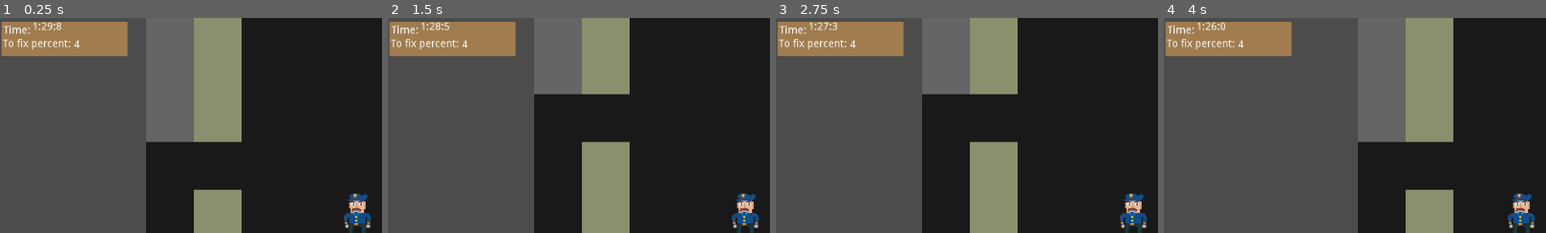
Above: before the commit, frames 1-4 (left to right).
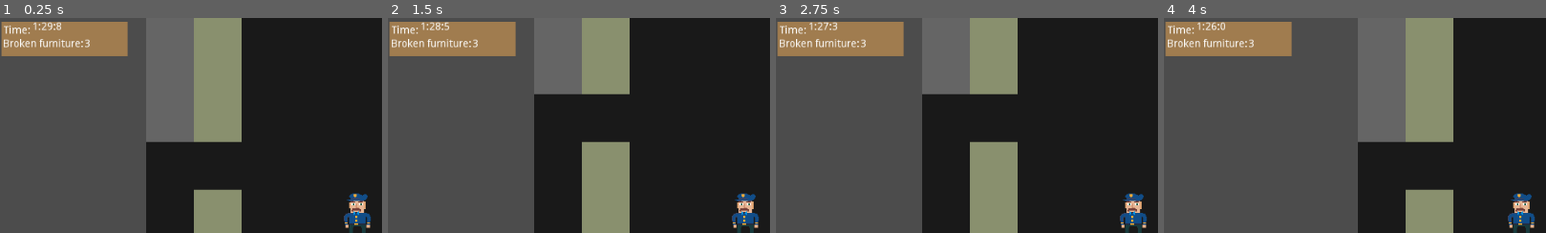
Above: after the commit, the same moments.

Repository: dr-Fade/game-jam-2020
Game: Godot game, scene res://Game.tscn
The game is run twice, just before and just after one commit, with the same random seed, the same clock (stepped at 60 frames per second) and the same inputs.
Inputs:
- Up to frame 1 (0.25 s): no input
- Up to frame 2 (1.5 s): tap Enter at 0.5 s; hold D (Right) 0.53-1.28 s; tap J (FixHammer, bound only after the commit) at 0.6 s; tap L (FixHammer, bound only before the commit) at 0.8, 1.35 s; tap Space at 1.25 s; hold S (Down) from 1.28 s (still down)
- Up to frame 3 (2.75 s): tap K (FixScrew) at 1.55, 2.1 s; tap Enter at 2 s; release S (Down) at 2.03 s; hold D (Right) from 2.03 s (still down); tap J (FixHammer, bound only after the commit) at 2.3 s
- Up to frame 4 (4 s): tap Space at 2.75 s; release D (Right) at 2.78 s; hold W (Up) 2.78-3.53 s; tap J (FixHammer, bound only after the commit) at 2.85 s; tap L (FixHammer, bound only before the commit) at 3.05, 3.6 s; tap Enter at 3.5 s; hold A (Left) from 3.53 s (still down); tap K (FixScrew) at 3.8 s
The pictures show only the part of the screen within x 0-50%, y 0-50%; the shares and areas given below are measured in that part.

The runs differ from the first frame. In frame 1, 0.5% of the frame differs, in the area x 0-24%, y 9-15%; in frame 2, 0.5%; in frame 3, 0.5%; in frame 4, 0.5%.

Commit message:
Added a streak pop-up

Diff:
--- a/roguelike-template/Furniture.tscn
+++ b/roguelike-template/Furniture.tscn
@@ -1,10 +1,23 @@
-[gd_scene load_steps=2 format=2]
+[gd_scene load_steps=3 format=2]
 
 [ext_resource path="res://graphics/Furniture.png" type="Texture" id=1]
+[ext_resource path="res://graphics/FixPopups.png" type="Texture" id=2]
 
 [node name="Furniture" type="Sprite"]
-position = Vector2( 400, 87 )
+position = Vector2( 401.053, 88.0526 )
 texture = ExtResource( 1 )
 offset = Vector2( 32, 32 )
 vframes = 2
 hframes = 3
+
+[node name="FurniturePopup" type="Sprite" parent="."]
+position = Vector2( 0, 0.323532 )
+texture = ExtResource( 2 )
+offset = Vector2( -8, -8 )
+hframes = 3
+
+[node name="FixSteps" type="RichTextLabel" parent="."]
+margin_left = 24.0
+margin_top = -19.0
+margin_right = 58.0
+margin_bottom = -4.0
--- a/roguelike-template/Game.gd
+++ b/roguelike-template/Game.gd
@@ -15,6 +15,10 @@
 
 enum Tile {
 	Floor, Stone, Wall
+}
+
+enum Repair {
+	Hammer=0, Screw=1, Tape=2
 }
 
 # Current level
@@ -44,18 +48,20 @@
 	elif event.is_action("Down"):
 		try_move(0,1)
 	elif event.is_action("FixHammer"):
-		try_fix(0)
+		try_fix(Repair.Hammer)
+	elif event.is_action("FixScrew"):
+		try_fix(Repair.Screw)
 	elif event.is_action("FixTape"):
-		try_fix(1)
-	elif event.is_action("FixScrew"):
-		try_fix(2)
+		try_fix(Repair.Tape)
+
 
 func try_fix(typefix):
 	for f in furniture:
-		if f.tile.x == player_tile.x && f.tile.y == player_tile.y :
-			f.fix()
-			brokenItems = brokenItems - 1
-	get_node("TimeAndProgress/FixedItems").set_text(str(brokenItems))
+		if f.tile.x == player_tile.x && f.tile.y == player_tile.y && f.is_damaged :
+			f.fix(typefix)
+			if f.is_fixed:
+				brokenItems = brokenItems - 1
+	get_node("TimeAndProgress/FixedItems").set_text(str(brokenItems-1))
 
 
 func try_move(dx, dy):
@@ -76,7 +82,7 @@
 func _ready():
 	OS.set_window_size(Vector2(1024, 576))
 	build_level()
-	get_node("TimeAndProgress/FixedItems").set_text(str(brokenItems))
+	get_node("TimeAndProgress/FixedItems").set_text(str(brokenItems-1))
 
 func build_level():
 	LEVEL_ROOM_COUNT = (LEVEL_SIZE.x / MAX_ROOM_DIMENSION) * (LEVEL_SIZE.y / MAX_ROOM_DIMENSION)
@@ -114,25 +120,63 @@
 
 class FurnitureReference extends Reference:
 	var tile: Vector2
+	var oridginal_repair_array_size: int
+	var performed_array_repair_size: int
 	var sprite_node: Node2D
+	var popup_node: Node2D
+	var richtext_node: RichTextLabel
+	var repair_array: Array
+	var current_reqired_repair: int
 	var type: int
 	var is_damaged: bool = true
-	var is_fixable: bool = true
-
-	func fix():
-		is_damaged = false
-		sprite_node.frame = sprite_node.frame - 3
+	var is_fixed: bool = true
+
+	func fix(type_fix):
+		if type_fix == current_reqired_repair :
+			if repair_array.size() == 0 :
+				is_fixed = true
+				is_damaged = false
+				popup_node.hide()
+				performed_array_repair_size = performed_array_repair_size + 1
+				richtext_node.set_text(str(performed_array_repair_size)+"/"+str(oridginal_repair_array_size))
+				sprite_node.frame = sprite_node.frame - 3
+			else:
+				current_reqired_repair = repair_array.front()
+				popup_node.frame=current_reqired_repair
+				repair_array.pop_front()
+				performed_array_repair_size = performed_array_repair_size + 1
+				richtext_node.set_text(str(performed_array_repair_size)+"/"+str(oridginal_repair_array_size))
+
+
+
 
 	func damage():
+		is_fixed = false
 		is_damaged = true
 		sprite_node.frame = sprite_node.frame + 3
+		var repair_array_size = randi() % 7 + 1
+		oridginal_repair_array_size = repair_array_size+1
+		for repair in range(0, repair_array_size):
+			repair_array.append(randi() % 3)
+		current_reqired_repair = repair_array.front()
+		popup_node.show()
+		popup_node.frame=current_reqired_repair
+		richtext_node.show()
+		richtext_node.set_text(str(performed_array_repair_size)+"/"+str(oridginal_repair_array_size))
 
 	func destroy():
-		is_fixable = false
-
-	func _init(game, x: int, y: int, type: int, tile_size: int):
+		is_fixed = false
+
+	func _init(game, x: int, y: int, type: int, tile_size: int , r_array: Array):
 		tile = Vector2(x,y)
+		repair_array=r_array
+		oridginal_repair_array_size = 0
 		sprite_node = FurnitureScene.instance()
+		popup_node = sprite_node.get_child(0)
+		popup_node.hide()
+		richtext_node = sprite_node.get_child(1)
+		richtext_node.hide()
+		performed_array_repair_size = 0
 		sprite_node.frame=type;
 		sprite_node.position = tile * tile_size
 		game.add_child(sprite_node)
@@ -149,7 +193,8 @@
 		for x in range(top_left.x, bottom_right.x):
 			for y in range(top_left.y, bottom_right.y):
 				if randi()%100 > 90:
-					furniture.append(FurnitureReference.new(self, x, y, randi() % 3, TILE_SIZE))
+					var r_arrray = []
+					furniture.append(FurnitureReference.new(self, x, y, randi() % 3, TILE_SIZE, r_arrray))
 
 func brake_furniture():
 	var cntbroken: int = 0
--- a/roguelike-template/Game.tscn
+++ b/roguelike-template/Game.tscn
@@ -80,7 +80,7 @@
 margin_right = 93.2139
 margin_bottom = 37.1724
 rect_pivot_offset = Vector2( 122.684, 25.5033 )
-text = "To fix percent:"
+text = "Broken furniture:"
 
 [node name="Time" type="Label" parent="TimeAndProgress/ColorRect"]
 margin_left = 3.21464
@@ -102,10 +102,10 @@
 autostart = true
 
 [node name="FixedItems" type="RichTextLabel" parent="TimeAndProgress"]
-margin_left = 99.3204
-margin_top = 28.5821
-margin_right = 149.32
-margin_bottom = 43.5821
+margin_left = 112.826
+margin_top = 27.7877
+margin_right = 162.825
+margin_bottom = 42.7877
 
 [node name="ItemsAndControl" type="CanvasLayer" parent="."]
 
--- a/roguelike-template/project.godot
+++ b/roguelike-template/project.godot
@@ -49,7 +49,7 @@
 }
 FixHammer={
 "deadzone": 0.5,
-"events": [ Object(InputEventKey,"resource_local_to_scene":false,"resource_name":"","device":0,"alt":false,"shift":false,"control":false,"meta":false,"command":false,"pressed":false,"scancode":76,"unicode":0,"echo":false,"script":null)
+"events": [ Object(InputEventKey,"resource_local_to_scene":false,"resource_name":"","device":0,"alt":false,"shift":false,"control":false,"meta":false,"command":false,"pressed":false,"scancode":74,"unicode":0,"echo":false,"script":null)
  ]
 }
 FixScrew={
@@ -59,7 +59,7 @@
 }
 FixTape={
 "deadzone": 0.5,
-"events": [ Object(InputEventKey,"resource_local_to_scene":false,"resource_name":"","device":0,"alt":false,"shift":false,"control":false,"meta":false,"command":false,"pressed":false,"scancode":74,"unicode":0,"echo":false,"script":null)
+"events": [ Object(InputEventKey,"resource_local_to_scene":false,"resource_name":"","device":0,"alt":false,"shift":false,"control":false,"meta":false,"command":false,"pressed":false,"scancode":76,"unicode":0,"echo":false,"script":null)
  ]
 }
 
Binary file added: roguelike-template/graphics/FixPopups.png
Not shown, added: roguelike-template/graphics/FixPopups.png.import
